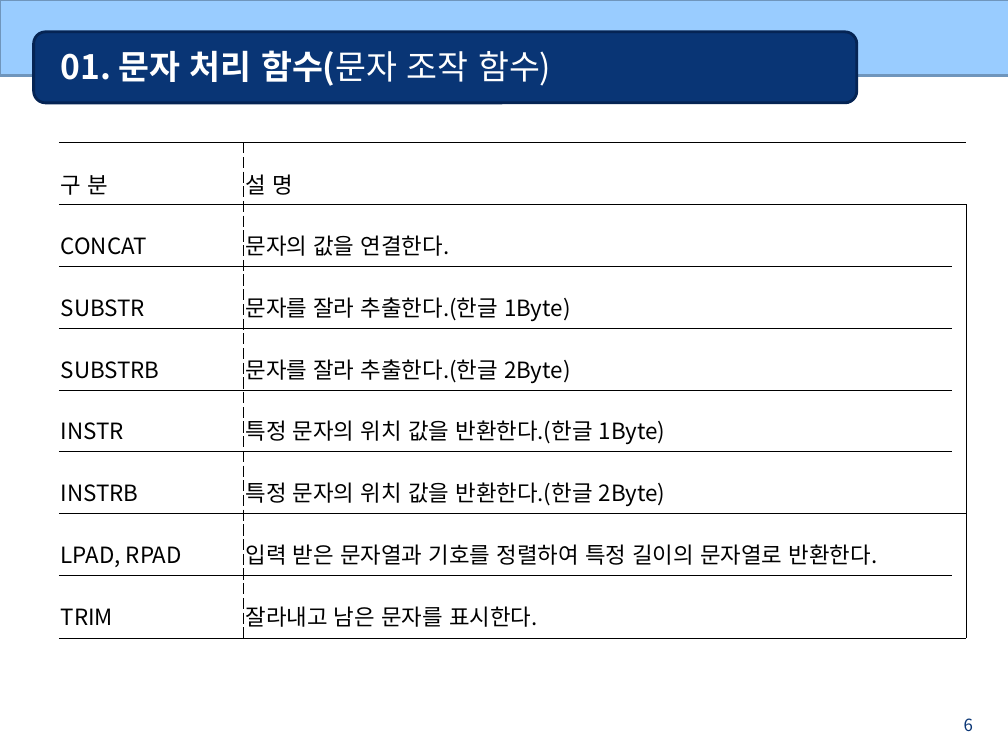
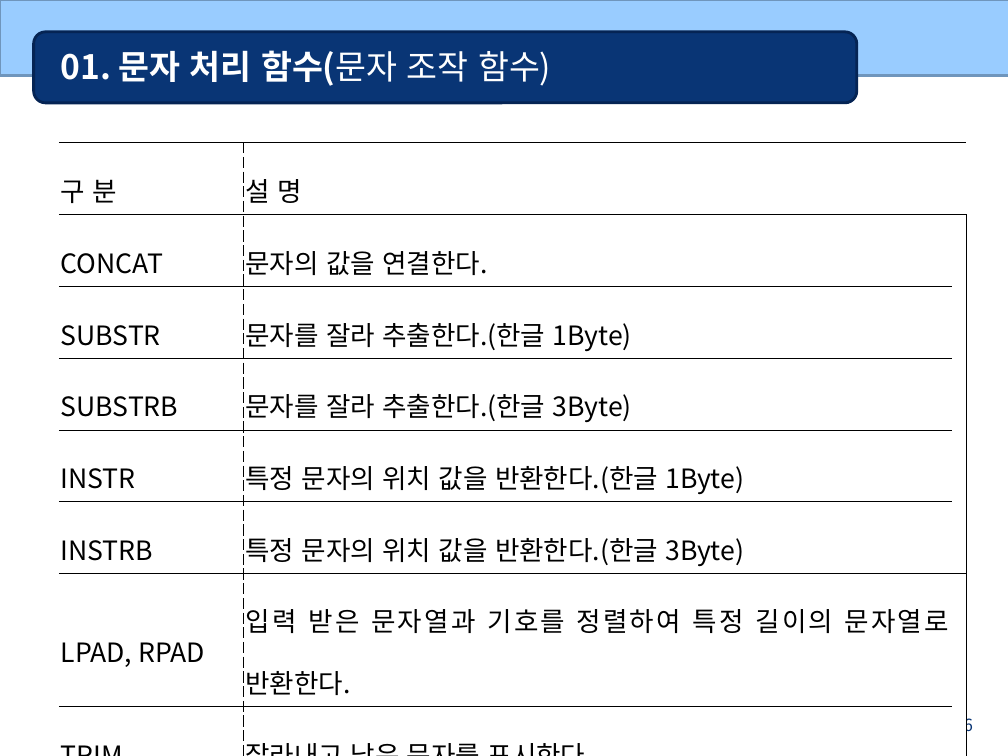
Before and after one commit to bcchoi518/Gukbi, a slide deck: slide 6 of 6_Oracle(DB)/oracle_ppt/04 다양한 함수.ppt. Drawn at 1008x756 pixels with LibreOffice and Linux fonts; fonts in the diff are those of the drawing. Boxes give left, top, right and bottom in pixels: in the first picture for what was removed or moved away, otherwise in the second. Text is boxed around its words. In the diff, an @@ line names an element or a change of style, - is before the commit and + after.

```diff
--- a/6_Oracle(DB)/oracle_ppt/04 다양한 함수.ppt
+++ b/6_Oracle(DB)/oracle_ppt/04 다양한 함수.ppt
@@ table at [58, 143, 965, 699] @@
-row 4, column 2: 문자를 잘라 추출한다.(한글 2Byte)
+row 4, column 2: 문자를 잘라 추출한다.(한글 3Byte)
-row 6, column 2: 특정 문자의 위치 값을 반환한다.(한글 2Byte)
+row 6, column 2: 특정 문자의 위치 값을 반환한다.(한글 3Byte)
@@ size 16 to 19 pt in "구 분", "설 명", "CONCAT", "문자의 값을 연결한다." and 10 more places @@
```
Also in this commit, not shown: 17 other slides changed, 43 other files.
